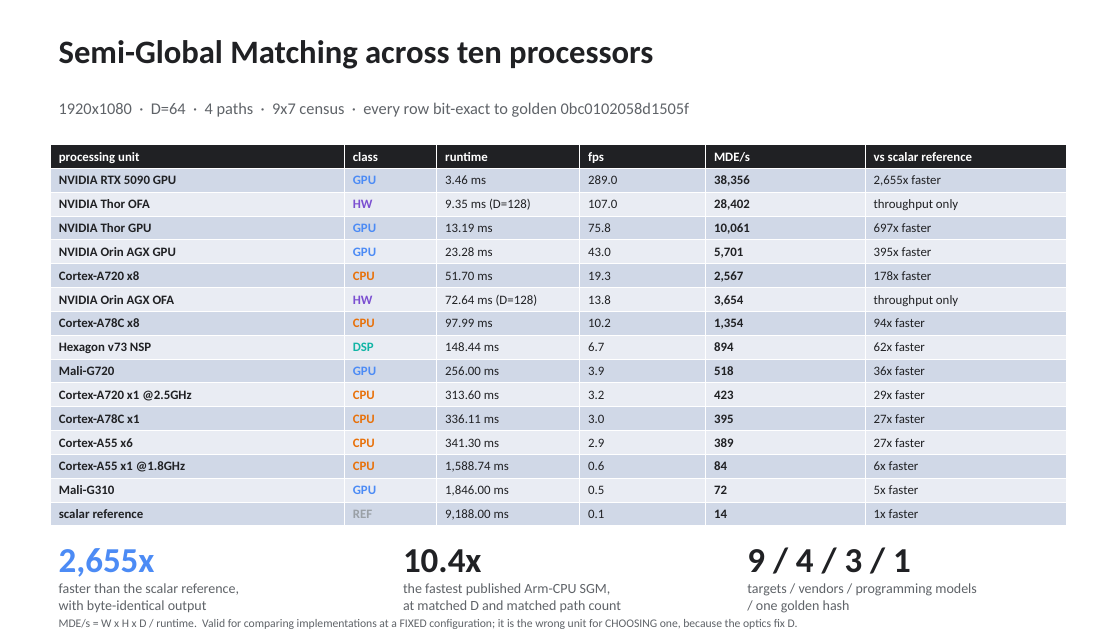
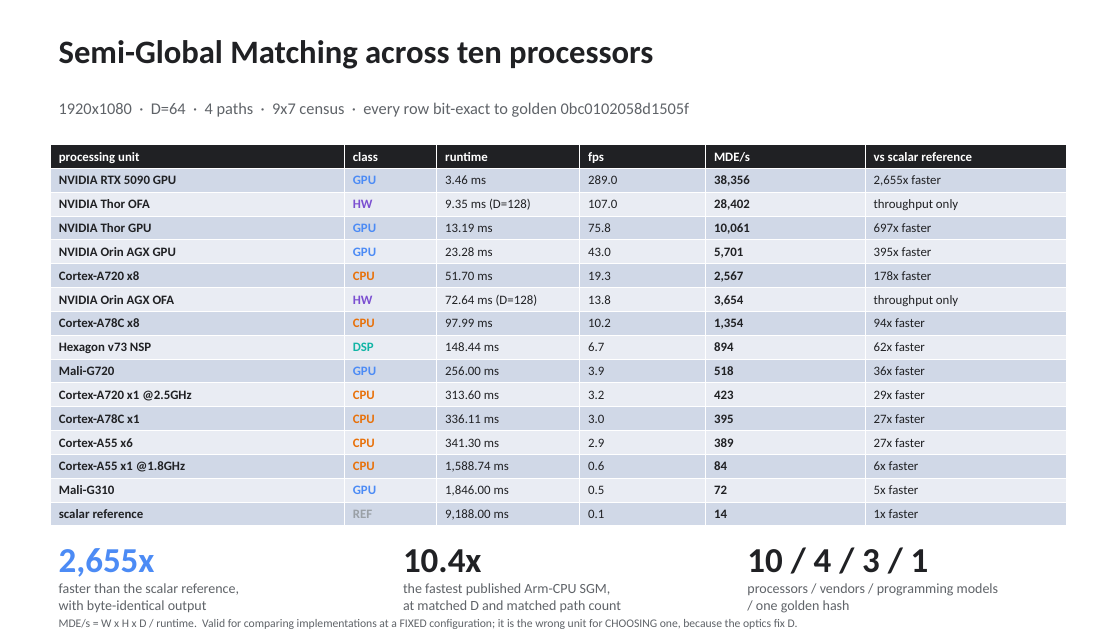
Before and after one commit to kylefoxaustin/sgm-bench, a slide deck: slide 1 of docs/sgm-results.pptx. Drawn at 1120x630 pixels with LibreOffice and Linux fonts; fonts in the diff are those of the drawing. Boxes give left, top, right and bottom in pixels: in the first picture for what was removed or moved away, otherwise in the second. Text is boxed around its words. In the diff, an @@ line names an element or a change of style, - is before the commit and + after.

Commit message:
deck: callout count matches the title (ten processors)

```diff
--- a/docs/sgm-results.pptx
+++ b/docs/sgm-results.pptx
@@ text at [747,549,929,573]: text changed @@
-9 / 4 / 3 / 1
+10 / 4 / 3 / 1
@@ text at [747,583,998,596]: text changed @@
-targets / vendors / programming models
+processors / vendors / programming models
```
Also in this commit, not shown: 1 other file.
